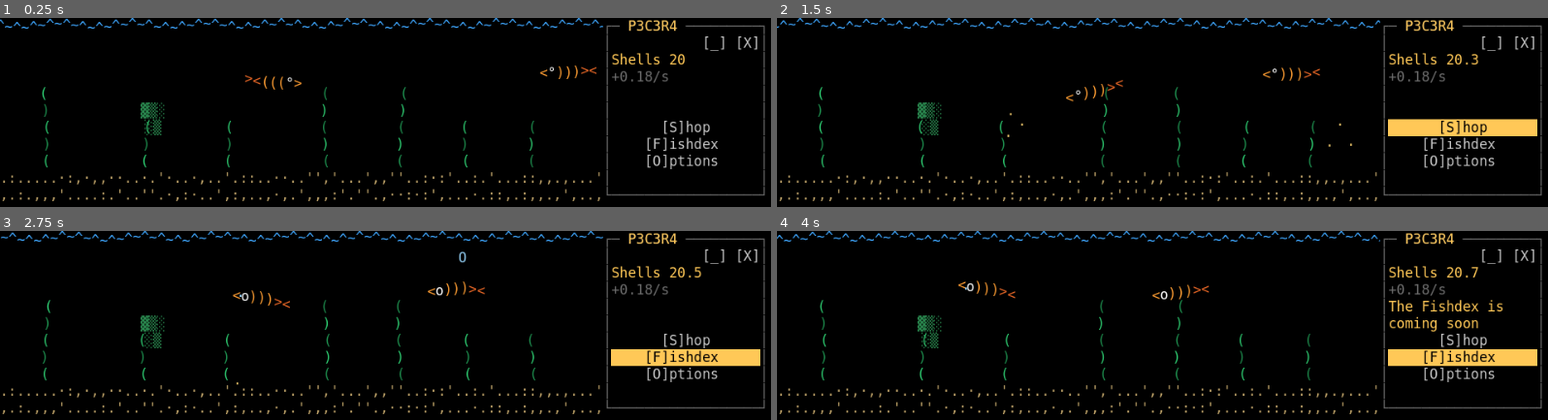
Above: before the commit, frames 1-4 (two rows, left to right).
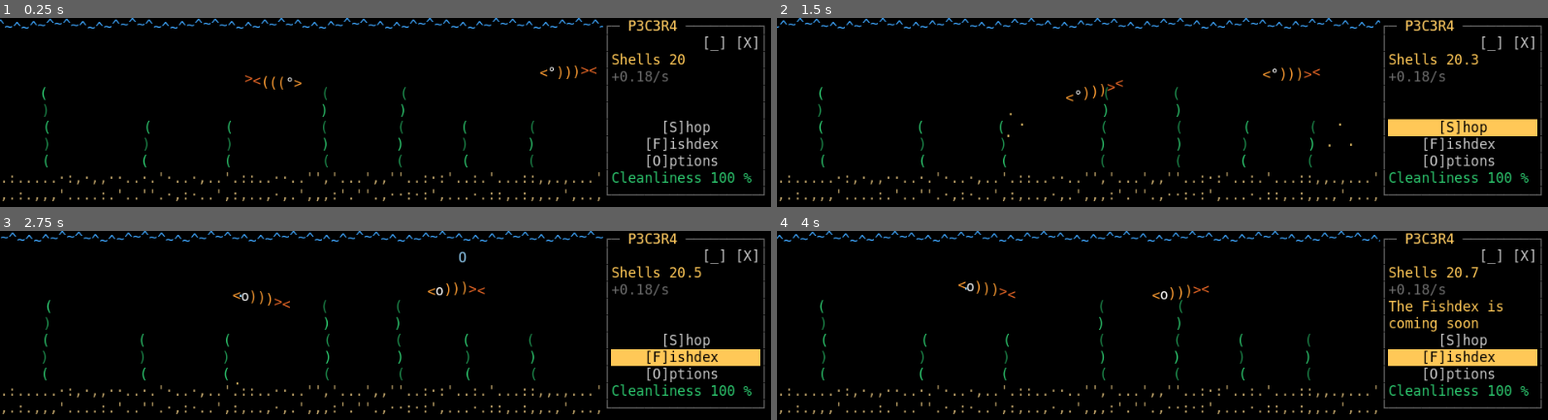
Above: after the commit, the same moments.

Repository: JorgeGaro-esp/p3c3r4
Game: Godot game, scene res://src/presentation/main.tscn
Same seed, same stepped clock (60 frames per second), same inputs: the game is played once before the commit and once after it.
Inputs (mouse positions are in pixels of both pictures, inside the frame that each line leads up to):
- Up to frame 1 (0.25 s): no input
- Up to frame 2 (1.5 s): tap Enter at 0.5 s; move the mouse to (1332, 104) at 0.52 s; hold Right 0.53-1.25 s; hold Shift 0.53-1.25 s; click (1332, 104) at 0.67 s; tap Space at 0.77, 1.25 s; drag from (1008, 123) to (1123, 152) at 1.27 s
- Up to frame 3 (2.75 s): move the mouse to (462, 285) at 2.02 s; hold Right from 2.03 s (still down); tap Ctrl at 2.1 s
- Up to frame 4 (4 s): release Right at 2.75 s; drag from (1123, 365) to (931, 299) at 2.77 s; move the mouse to (1393, 355) at 3.52 s; hold Left from 3.53 s (still down); tap Tab at 3.6 s; tap Space at 3.77 s

The runs differ from the first frame. In frame 1, 0.8% of the frame differs, in the area x 18-98%, y 44-88%; in frame 2, 0.8%; in frame 3, 0.8%; in frame 4, 0.8%.

Commit message:
Fix manchas del cristal y muestra la limpieza en el panel lateral
Las manchas reaparecían al limpiarlas (floor en vez de ceil) y la limpieza de la pecera no se veía en ningún sitio.

Co-Authored-By: Claude Sonnet 5.5 <noreply@anthropic.com>

Claude-Session: https://claude.ai/code/session_015iUvZMmrqegxPBQb15QrrC

Diff:
--- a/game/assets/i18n/strings.csv
+++ b/game/assets/i18n/strings.csv
@@ -69,6 +69,7 @@
 SETTINGS_PANEL_REPLACE,A: sustituyen la pecera,A: replace the tank
 SETTINGS_PANEL_GROW,B: crece hacia arriba,B: grows upward
 UI_SHELLS,Conchas %s,Shells %s
+UI_CLEANLINESS,Limpieza %d %%,Cleanliness %d %%
 TOAST_SAVE_RECOVERED,Partida recuperada de una copia,Save recovered from a backup
 TOAST_SAVE_CORRUPT,Partida dañada: empiezas una nueva,Save damaged: starting a new game
 TOAST_SAVE_NEWER,Partida de una versión más nueva,Save is from a newer version
--- a/game/src/core/care/care.gd
+++ b/game/src/core/care/care.gd
@@ -48,10 +48,12 @@
 	return 100.0 * (HUNGER_WEIGHT * fed + CLEANLINESS_WEIGHT * clean)
 
 
-## Manchas de alga que se ven con esa limpieza (0 con la pecera impecable).
+## Manchas de alga que se ven con esa limpieza: una por cada [constant SPOT_STEP]
+## puntos de suciedad completos. Así limpiar una mancha (que devuelve exactamente
+## SPOT_STEP puntos) quita siempre una, aunque la suciedad vuelva a subir un poco.
 static func spots_for(cleanliness: float) -> int:
 	var dirt: float = MAX_CLEANLINESS - clampf(cleanliness, 0.0, MAX_CLEANLINESS)
-	return clampi(ceili(dirt / SPOT_STEP - 1.0e-9), 0, MAX_SPOTS)
+	return clampi(floori(dirt / SPOT_STEP), 0, MAX_SPOTS)
 
 
 ## Conchas que da una perla soltada por un pez que produce [param fish_rate].
--- a/game/src/presentation/strip_controller.gd
+++ b/game/src/presentation/strip_controller.gd
@@ -56,6 +56,10 @@
 		_on_notice_requested(SaveService.start())
 
 
+func _process(_delta: float) -> void:
+	_sidebar.set_cleanliness(roundi(Game.state.tanks[0].cleanliness))
+
+
 func _unhandled_key_input(event: InputEvent) -> void:
 	var key: InputEventKey = event as InputEventKey
 	if key != null and key.pressed and key.ctrl_pressed and key.keycode == KEY_Q:
--- a/game/src/presentation/tank/tank_view.gd
+++ b/game/src/presentation/tank/tank_view.gd
@@ -149,6 +149,11 @@
 	return _spots.count()
 
 
+## Verdadero si hay una mancha visible en [param cell].
+func spot_cell_hit(cell: Vector2i) -> bool:
+	return _spots.spot_at(cell) >= 0
+
+
 func pearl_count() -> int:
 	return _pearls.count()
 
--- a/game/src/presentation/ui/sidebar_panel.gd
+++ b/game/src/presentation/ui/sidebar_panel.gd
@@ -11,11 +11,16 @@
 
 const TOAST_ROWS: int = 2
 const WINDOW_BUTTON_WIDTH: int = 3
+## Filas mínimas del panel para que quepa la fila de limpieza (la última es el borde).
+const ROWS_FOR_CLEANLINESS: int = 11
+const CLEAN_GOOD: int = 60
+const CLEAN_OK: int = 30
 
 var _frame: AsciiFrame = AsciiFrame.new()
 var _toast: AsciiToast = AsciiToast.new()
 var _shells: AsciiLabel = null
 var _rate: AsciiLabel = null
+var _cleanliness: AsciiLabel = null
 var _shop: AsciiButton = null
 var _dex: AsciiButton = null
 var _settings: AsciiButton = null
@@ -30,6 +35,7 @@
 	_add(_frame, UiRoot.LAYER_PANEL)
 	_shells = _make_label("", AsciiColors.AMBER)
 	_rate = _make_label("", AsciiColors.TEXT_DIM)
+	_cleanliness = _make_label("", AsciiColors.SEAWEED_LIGHT)
 	_add(_toast)
 	_shop = _make_button(_text("UI_SHOP"), _text("UI_SHOP_KEY"))
 	_dex = _make_button(_text("UI_DEX"), _text("UI_DEX_KEY"))
@@ -58,6 +64,17 @@
 	_rate.text = text
 
 
+## Escribe la limpieza de la pecera (0-100) y la colorea según lo sucia que esté.
+func set_cleanliness(percent: int) -> void:
+	_cleanliness.text = _text("UI_CLEANLINESS") % percent
+	if percent >= CLEAN_GOOD:
+		_cleanliness.color = AsciiColors.SEAWEED_LIGHT
+	elif percent >= CLEAN_OK:
+		_cleanliness.color = AsciiColors.AMBER
+	else:
+		_cleanliness.color = AsciiColors.WARNING
+
+
 func layout(area: Rect2i) -> void:
 	_frame.rect = area
 	var left: int = area.position.x + 1
@@ -73,3 +90,5 @@
 	_shop.rect = Rect2i(left, top + 6, inner, 1)
 	_dex.rect = Rect2i(left, top + 7, inner, 1)
 	_settings.rect = Rect2i(left, top + 8, inner, 1)
+	var has_room: bool = area.size.y >= ROWS_FOR_CLEANLINESS
+	_cleanliness.rect = Rect2i(left, top + 9, inner if has_room else 0, 1)
--- a/game/tests/integration/test_strip_care.gd
+++ b/game/tests/integration/test_strip_care.gd
@@ -130,3 +130,27 @@
 		if text.begins_with("Saciedad 40"):
 			found = true
 	assert_true(found)
+
+
+func test_real_clicks_remove_one_spot_each_even_while_dirt_keeps_growing() -> void:
+	get_tree().root.size = Vector2i(960, 240)
+	await wait_frames(3)
+	Game.state.tanks[0].cleanliness = 0.0
+	await wait_frames(2)
+	_canvas.process_mode = Node.PROCESS_MODE_DISABLED
+	for _round: int in range(Care.MAX_SPOTS):
+		var spots: int = _tank.spot_count()
+		var target: Vector2i = Vector2i(-1, -1)
+		for x: int in range(_canvas.columns):
+			for y: int in range(_canvas.row_count):
+				if _tank.spot_cell_hit(Vector2i(x, y)):
+					target = Vector2i(x, y)
+		await _click_cell(target)
+		assert_eq(_tank.spot_count(), spots - 1)
+	_canvas.process_mode = Node.PROCESS_MODE_INHERIT
+
+
+func test_the_sidebar_shows_the_tank_cleanliness() -> void:
+	Game.state.tanks[0].cleanliness = 42.0
+	await wait_frames(3)
+	assert_true("Limpieza 42 %" in _visible_label_texts())
--- a/game/tests/unit/core/care/test_care.gd
+++ b/game/tests/unit/core/care/test_care.gd
@@ -34,9 +34,10 @@
 
 func test_spots_follow_dirt_in_steps_of_ten() -> void:
 	assert_eq(Care.spots_for(100.0), 0)
-	assert_eq(Care.spots_for(95.0), 1)
+	assert_eq(Care.spots_for(95.0), 0)
 	assert_eq(Care.spots_for(90.0), 1)
-	assert_eq(Care.spots_for(89.0), 2)
+	assert_eq(Care.spots_for(89.0), 1)
+	assert_eq(Care.spots_for(80.0), 2)
 	assert_eq(Care.spots_for(0.0), Care.MAX_SPOTS)
 	assert_eq(Care.spots_for(-50.0), Care.MAX_SPOTS)
 
Not shown, added: game/src/core/care/care.gd.uid
Not shown, added: game/src/core/care/pearl_spawn.gd.uid
Not shown, added: game/src/presentation/tank/food_field.gd.uid
Not shown, added: game/src/presentation/tank/glass_spots.gd.uid
Not shown, added: game/src/presentation/tank/pearl_field.gd.uid
Not shown, added: game/tests/integration/test_strip_care.gd.uid
Not shown, added: game/tests/unit/core/care/test_care.gd.uid
Not shown, added: game/tests/unit/presentation/tank/test_care_views.gd.uid
Not shown, changed: CHANGELOG.md
Not shown, changed: docs/07-DECISIONES.md
